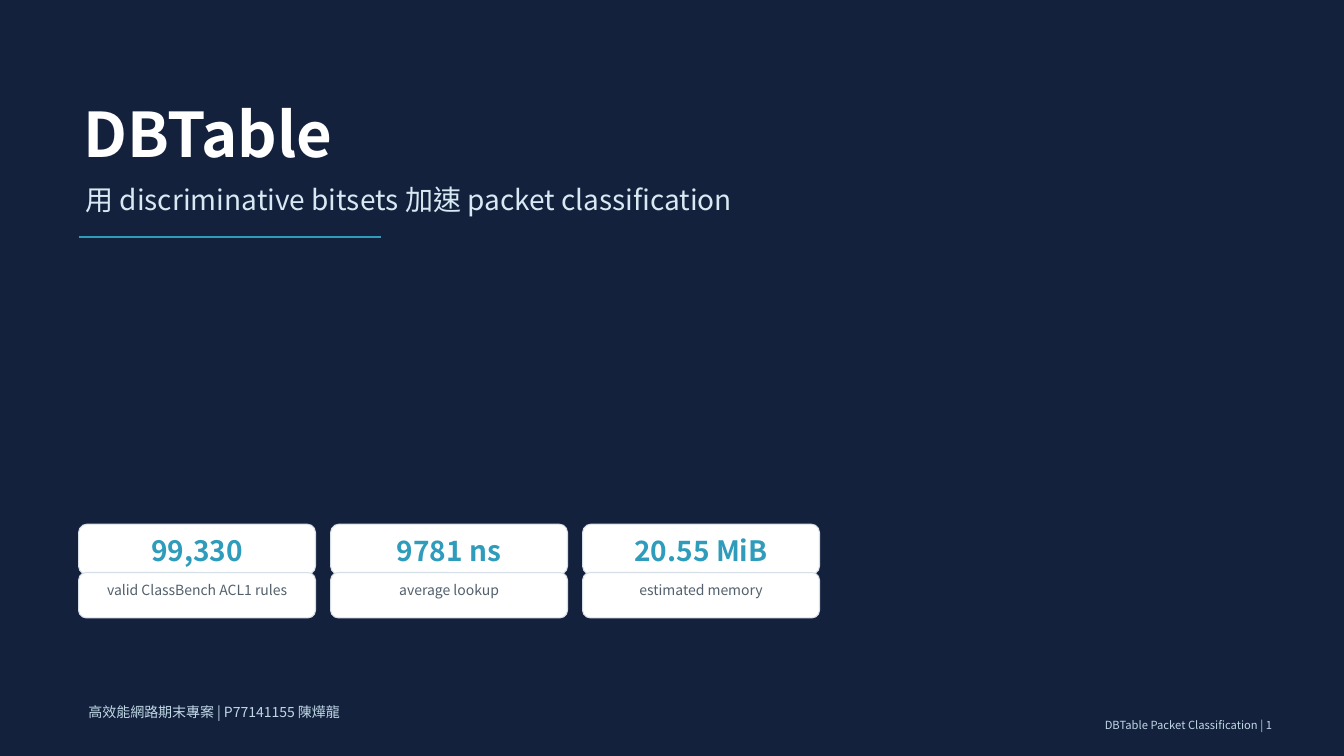
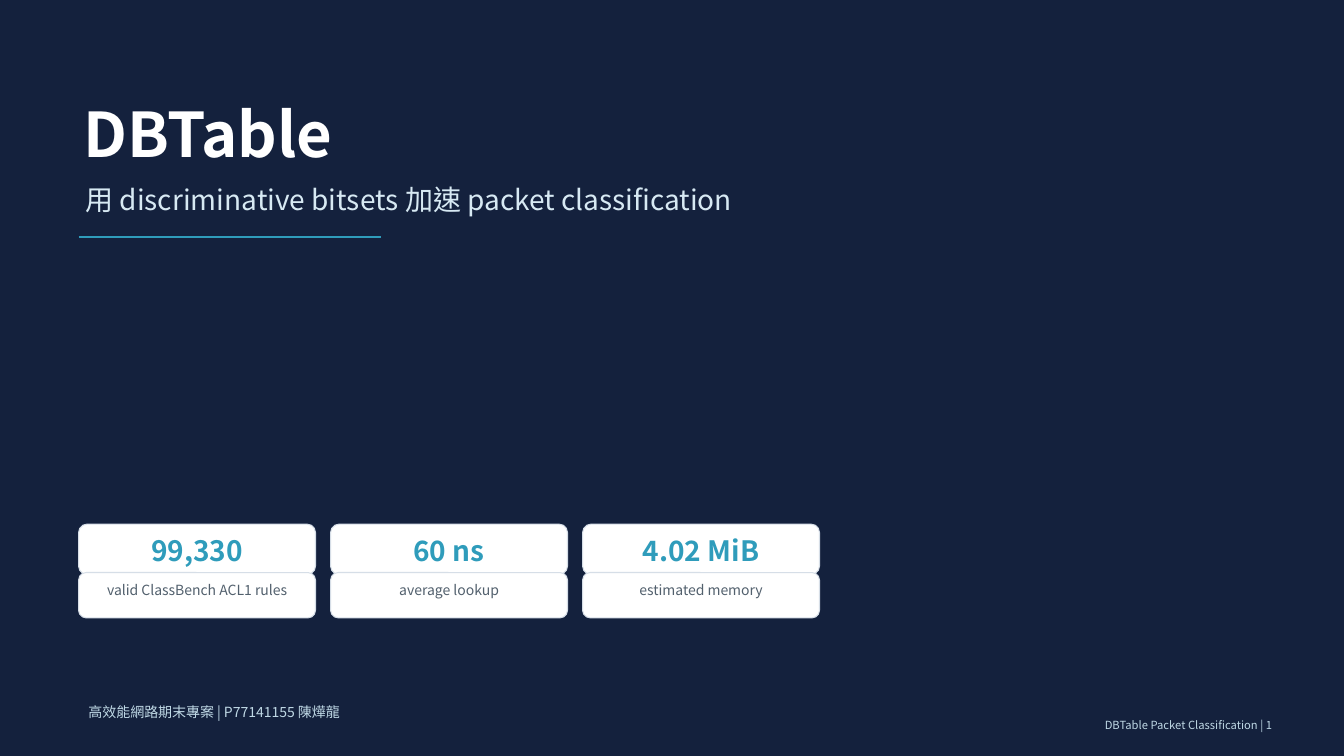
Before and after one commit to eriquechen23-cyl/DBTable-Advanced-Network-Final-Project, a slide deck: slide 1 of deliverables/DBTable_Final_Project_Presentation.pptx. Drawn at 1344x756 pixels with LibreOffice and Linux fonts; fonts in the diff are those of the drawing. Boxes give left, top, right and bottom in pixels: in the first picture for what was removed or moved away, otherwise in the second. Text is boxed around its words. In the diff, an @@ line names an element or a change of style, - is before the commit and + after.

```diff
--- a/deliverables/DBTable_Final_Project_Presentation.pptx
+++ b/deliverables/DBTable_Final_Project_Presentation.pptx
@@ text in rounded rectangle at [643,538,760,562]: text changed @@
-20.55 MiB
+4.02 MiB
@@ text in rounded rectangle at [413,540,485,562]: text changed @@
-9781 ns
+60 ns
```
Also in this commit, not shown: 4 other slides changed, 16 other files.
